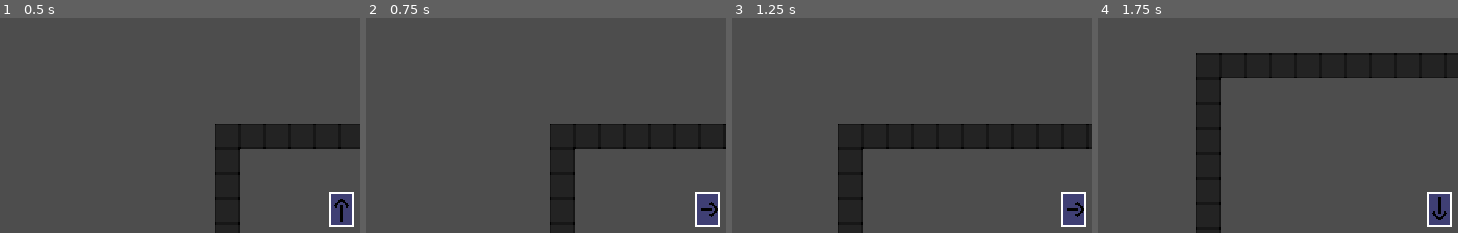
Above: before the commit, frames 1-4 (left to right).
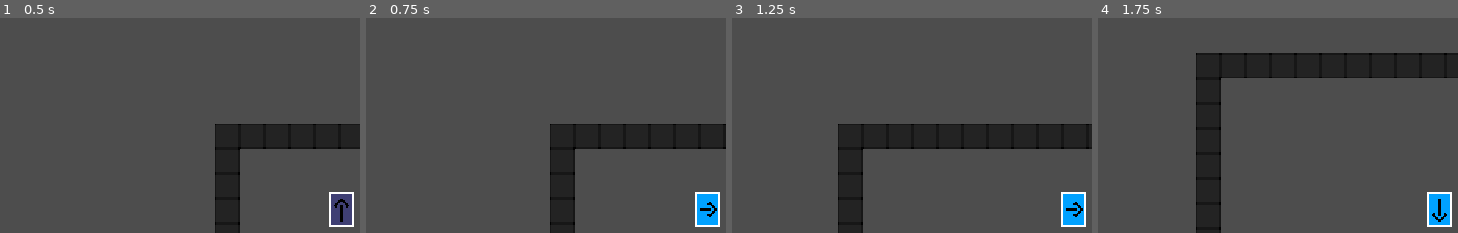
Above: after the commit, the same moments.

Repository: Boyquotes/Void-Ascender
Game: Godot game, scene res://level.tscn
Same seed, same stepped clock (60 frames per second), same inputs: the game is played once before the commit and once after it.
Inputs:
- Up to frame 1 (0.5 s): no input
- Up to frame 2 (0.75 s): tap Enter at 0.5 s; hold D (right) from 0.53 s (still down)
- Up to frame 3 (1.25 s): keep holding D (right)
- Up to frame 4 (1.75 s): release D (right) at 1.28 s; hold S (down) from 1.28 s (still down)
The pictures show only the part of the screen within x 3-53%, y 4-54%; the shares and areas given below are measured in that part.

Frame 1 is identical in both runs. In frame 2, 0.8% of the frame differs, in the area x 91-98%, y 81-97%; in frame 3, 0.8%; in frame 4, 0.8%.

Commit message:
fix player animation

Diff:
--- a/Scenes/Player/player.tscn
+++ b/Scenes/Player/player.tscn
@@ -88,19 +88,71 @@
 
 [sub_resource type="Animation" id="Animation_lrok3"]
 resource_name = "RunDown"
-loop_mode = 1
+length = 0.5
+loop_mode = 1
+tracks/0/type = "value"
+tracks/0/imported = false
+tracks/0/enabled = true
+tracks/0/path = NodePath("Sprite2D:frame")
+tracks/0/interp = 1
+tracks/0/loop_wrap = true
+tracks/0/keys = {
+"times": PackedFloat32Array(0, 0.1, 0.2, 0.3, 0.4),
+"transitions": PackedFloat32Array(1, 1, 1, 1, 1),
+"update": 1,
+"values": [20, 21, 22, 23, 24]
+}
 
 [sub_resource type="Animation" id="Animation_oyx5f"]
 resource_name = "RunLeft"
-loop_mode = 1
+length = 0.5
+loop_mode = 1
+tracks/0/type = "value"
+tracks/0/imported = false
+tracks/0/enabled = true
+tracks/0/path = NodePath("Sprite2D:frame")
+tracks/0/interp = 1
+tracks/0/loop_wrap = true
+tracks/0/keys = {
+"times": PackedFloat32Array(0, 0.1, 0.2, 0.3, 0.4),
+"transitions": PackedFloat32Array(1, 1, 1, 1, 1),
+"update": 1,
+"values": [25, 26, 27, 28, 29]
+}
 
 [sub_resource type="Animation" id="Animation_2sif3"]
 resource_name = "RunRight"
-loop_mode = 1
+length = 0.5
+loop_mode = 1
+tracks/0/type = "value"
+tracks/0/imported = false
+tracks/0/enabled = true
+tracks/0/path = NodePath("Sprite2D:frame")
+tracks/0/interp = 1
+tracks/0/loop_wrap = true
+tracks/0/keys = {
+"times": PackedFloat32Array(0, 0.1, 0.2, 0.3, 0.4),
+"transitions": PackedFloat32Array(1, 1, 1, 1, 1),
+"update": 1,
+"values": [30, 31, 32, 33, 34]
+}
 
 [sub_resource type="Animation" id="Animation_bttys"]
 resource_name = "RunUp"
-loop_mode = 1
+length = 0.5
+loop_mode = 1
+tracks/0/type = "value"
+tracks/0/imported = false
+tracks/0/enabled = true
+tracks/0/path = NodePath("Sprite2D:frame")
+tracks/0/interp = 1
+tracks/0/loop_wrap = true
+tracks/0/keys = {
+"times": PackedFloat32Array(0, 0.1, 0.2, 0.3, 0.4),
+"transitions": PackedFloat32Array(1, 1, 1, 1, 1),
+"update": 1,
+"values": [35, 36, 37, 38, 39]
+}
 
 [sub_resource type="AnimationLibrary" id="AnimationLibrary_2i05i"]
 _data = {
@@ -142,18 +194,41 @@
 blend_point_3/pos = Vector2(1, 0)
 triangles = PackedInt32Array(0, 1, 3, 1, 2, 3)
 
+[sub_resource type="AnimationNodeAnimation" id="AnimationNodeAnimation_2mc1t"]
+animation = &"RunDown"
+
+[sub_resource type="AnimationNodeAnimation" id="AnimationNodeAnimation_velgg"]
+animation = &"RunLeft"
+
+[sub_resource type="AnimationNodeAnimation" id="AnimationNodeAnimation_e3kac"]
+animation = &"RunUp"
+
+[sub_resource type="AnimationNodeAnimation" id="AnimationNodeAnimation_p824r"]
+animation = &"RunRight"
+
 [sub_resource type="AnimationNodeBlendSpace2D" id="AnimationNodeBlendSpace2D_bofm5"]
+blend_point_0/node = SubResource("AnimationNodeAnimation_2mc1t")
+blend_point_0/pos = Vector2(0, 1)
+blend_point_1/node = SubResource("AnimationNodeAnimation_velgg")
+blend_point_1/pos = Vector2(-1, 0)
+blend_point_2/node = SubResource("AnimationNodeAnimation_e3kac")
+blend_point_2/pos = Vector2(0, -0.9)
+blend_point_3/node = SubResource("AnimationNodeAnimation_p824r")
+blend_point_3/pos = Vector2(1, 0)
 
 [sub_resource type="AnimationNodeStateMachineTransition" id="AnimationNodeStateMachineTransition_gkyn3"]
+
+[sub_resource type="AnimationNodeStateMachineTransition" id="AnimationNodeStateMachineTransition_0n3nb"]
+advance_mode = 2
 
 [sub_resource type="AnimationNodeStateMachine" id="AnimationNodeStateMachine_6ktc4"]
 states/End/position = Vector2(821, 126)
 states/Idle/node = SubResource("AnimationNodeBlendSpace2D_jrqxj")
 states/Idle/position = Vector2(309, 113)
 states/Run/node = SubResource("AnimationNodeBlendSpace2D_bofm5")
-states/Run/position = Vector2(635, 126)
+states/Run/position = Vector2(166, 184)
 states/Start/position = Vector2(166, 113)
-transitions = ["Start", "Idle", SubResource("AnimationNodeStateMachineTransition_gkyn3")]
+transitions = ["Start", "Idle", SubResource("AnimationNodeStateMachineTransition_gkyn3"), "Start", "Run", SubResource("AnimationNodeStateMachineTransition_0n3nb")]
 
 [sub_resource type="AnimationNodeStateMachinePlayback" id="AnimationNodeStateMachinePlayback_nxfs8"]
 
--- a/Scripts/Player/player.gd
+++ b/Scripts/Player/player.gd
@@ -25,6 +25,7 @@
 
 	if input_direction != Vector2.ZERO:
 		velocity = input_direction * SPEED * delta;
+		current_state = RUNNING;
 		animation_tree.set("parameters/Idle/blend_position", input_direction);
 		animation_tree.set("parameters/Run/blend_position", input_direction);
 
@@ -48,7 +49,7 @@
 	animation_tree.get("parameters/playback").travel("Idle");
 
 func running():
-	pass
+	animation_tree.get("parameters/playback").travel("Run");
 
 func attacking():
 	pass
Binary file changed: Assets/Player/player-animations.png
Not shown, changed: Assets/Player/player-animations.png.import
Binary file added: Assets/Player/run_down.png
Not shown, changed: Assets/Player/run_down.png.import
Binary file added: Assets/Player/run_left.png
Not shown, changed: Assets/Player/run_left.png.import
Binary file added: Assets/Player/run_right.png
Not shown, changed: Assets/Player/run_right.png.import
Binary file added: Assets/Player/run_up.png
Not shown, changed: Assets/Player/run_up.png.import
Binary file removed: Assets/Player/running_down.png
Binary file removed: Assets/Player/running_left.png
(and 3 more such lines)
